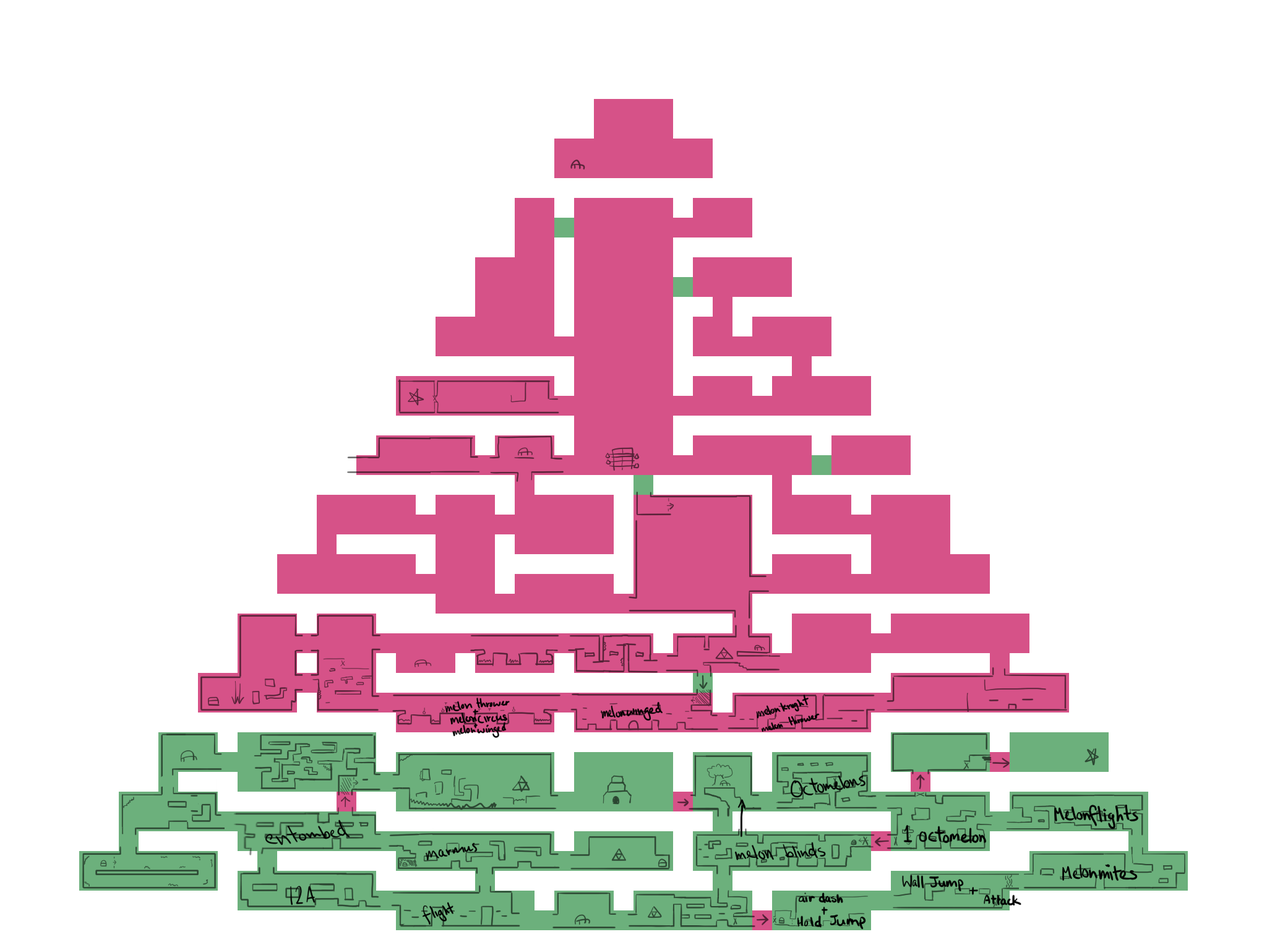
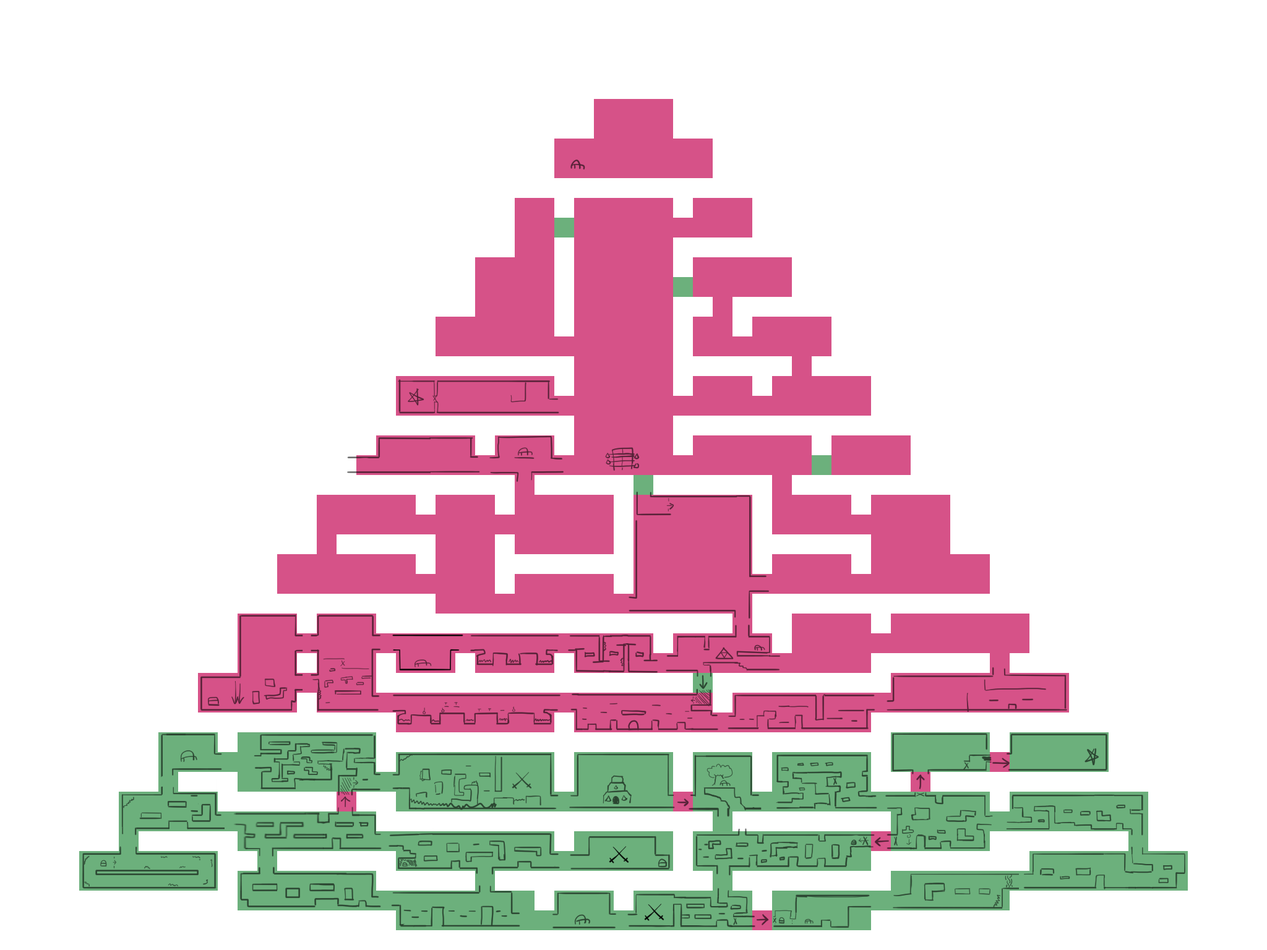
Comparing the layer stacks of the two (1267, 950) images. Changes:
hid "Paint Layer 6", painted on it over box(244, 694, 1139, 930)
"Paint Layer 10": opacity 62% → 100%, painted on it over box(139, 634, 1139, 930)
